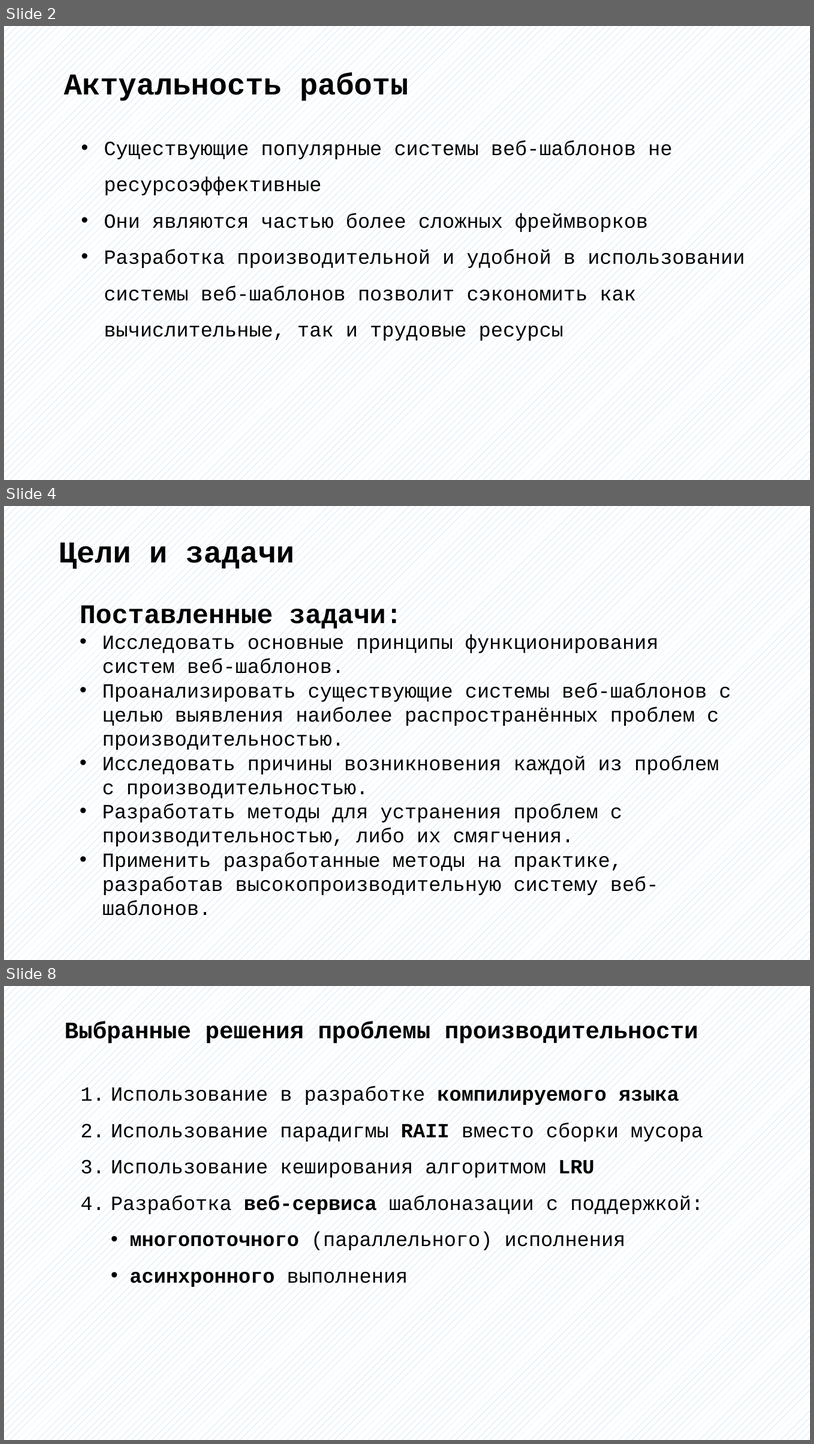
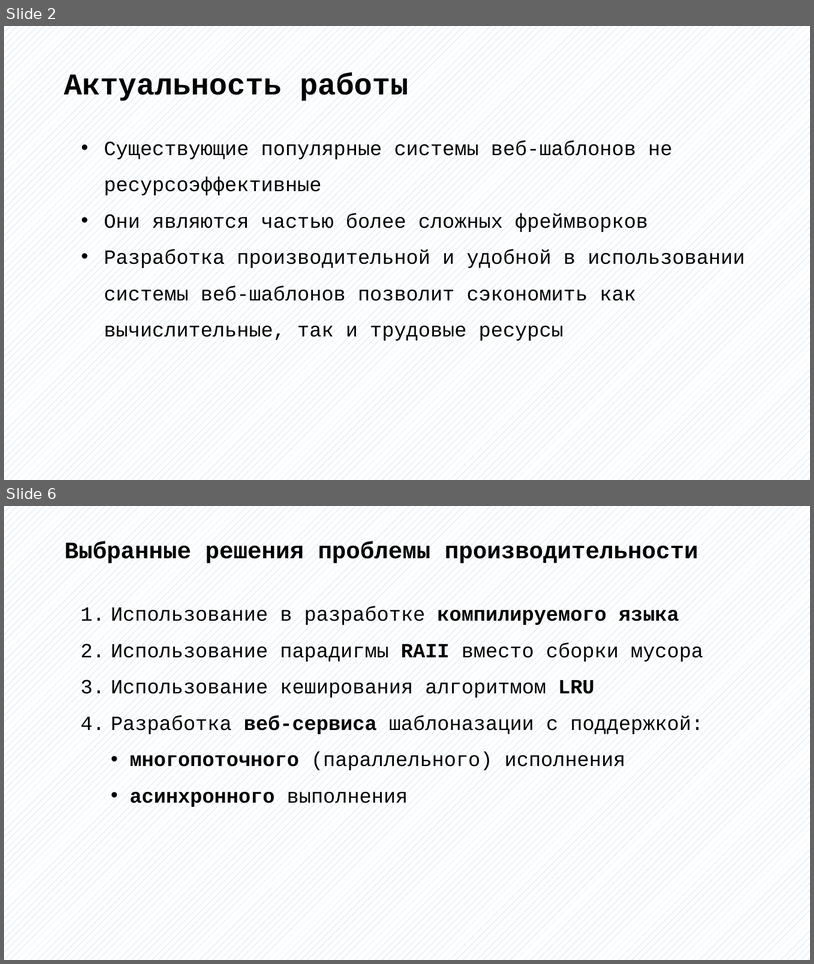
Before and after one commit to bobs4462/tachyon, a slide deck: docs/Презентация ВКР.pptx. Shown one above the other, each under a label of ours: slides 2, 4 and 8 before the commit, slides 2 and 6 after it; the slides between them are not shown. The pictures are 814x1444 and 814x964 pixels, drawn with LibreOffice and Linux fonts; fonts in the diff are those of the drawing. Boxes give left, top, right and bottom in pixels: in the first picture for what was removed or moved away, otherwise in the second. Text is boxed around its words. In the diff, an @@ line names an element or a change of style, - is before the commit and + after.

```diff
--- a/docs/Презентация ВКР.pptx
+++ b/docs/Презентация ВКР.pptx
@@ slide 4 removed at (4, 506, 810, 960), background pattern #9DC3E6 on #FFFFFF @@
@@ text removed at (59, 541, 294, 571) @@
-Цели и задачи
@@ text removed at (80, 604, 731, 921) @@
-Поставленные задачи:
-• Исследовать основные принципы функционирования систем веб-шаблонов.
-• Проанализировать существующие системы веб-шаблонов с целью выявления наиболее распространённых проблем с производительностью.
-• Исследовать причины возникновения каждой из проблем с производительностью.
-• Разработать методы для устранения проблем с производительностью, либо их смягчения.
-• Применить разработанные методы на практике, разработав высокопроизводительную систему веб-шаблонов.
@@ what was slide 8 is now slide 6 @@
```
Also in this commit, not shown: 4 slides changed, 1 other slide removed, 1 other file.
